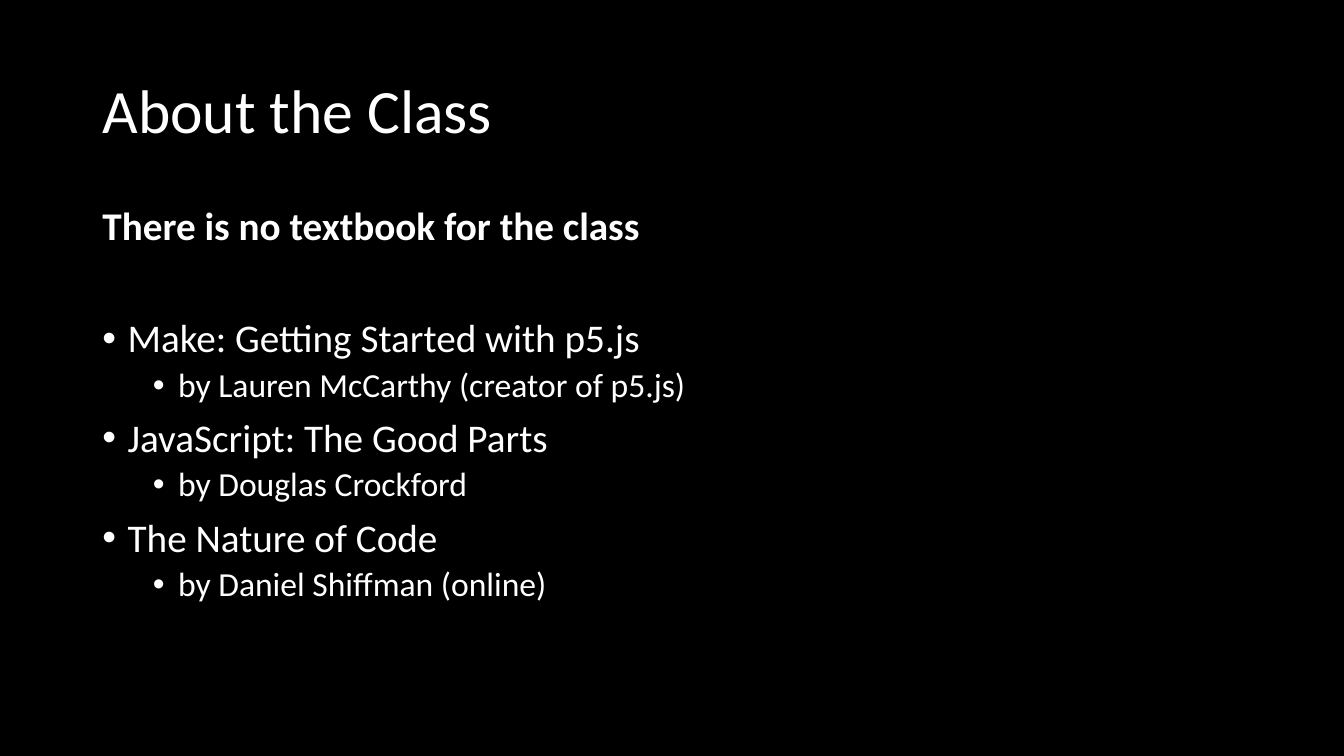
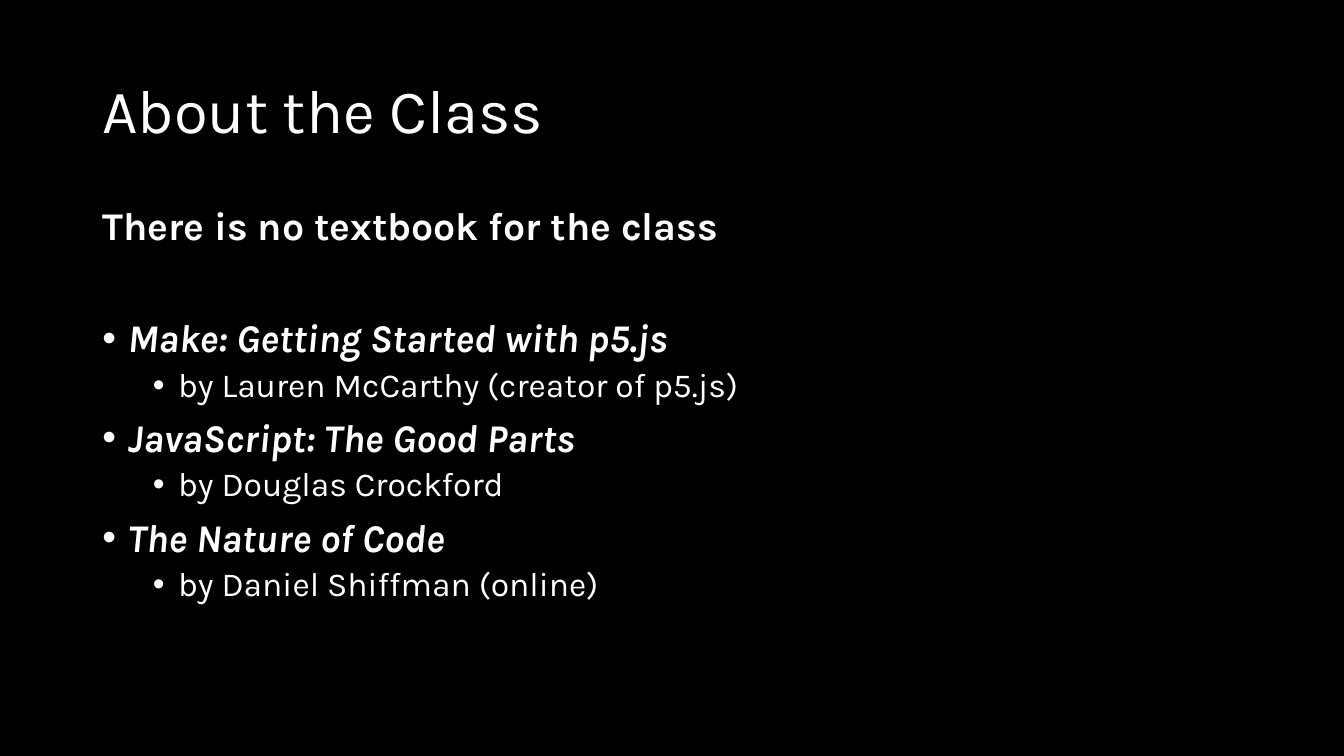
Before and after one commit to crhallberg/IMM120, a slide deck: slide 4 of Presentations/Sept 5 - Class 1.pptx. Drawn at 1344x756 pixels with LibreOffice and Linux fonts; fonts in the diff are those of the drawing. Boxes give left, top, right and bottom in pixels: in the first picture for what was removed or moved away, otherwise in the second. Text is boxed around its words. In the diff, an @@ line names an element or a change of style, - is before the commit and + after.

Commit message:
Presentation style. Hell yes.

```diff
--- a/Presentations/Sept 5 - Class 1.pptx
+++ b/Presentations/Sept 5 - Class 1.pptx
@@ title "About the Class" at (x1=102, y1=91, x2=543, y2=134): font Calibri to Karla @@
@@ text "There is no textbook for ..." at (x1=102, y1=212, x2=738, y2=605): font Calibri to Karla; bold on, italic on in "Make: Getting Started with p5.js", "JavaScript: The Good Parts", "The Nature of Code" @@
```
Also in this commit, not shown: 16 other slides changed, 1 slide removed.
